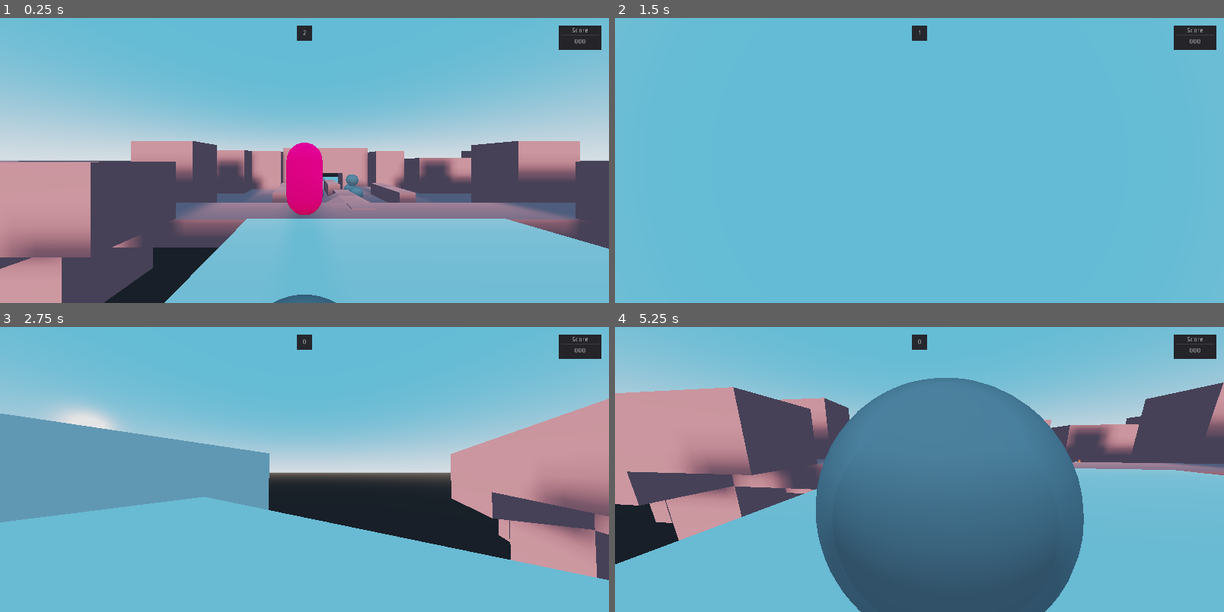
Above: before the commit, frames 1-4 (two rows, left to right).
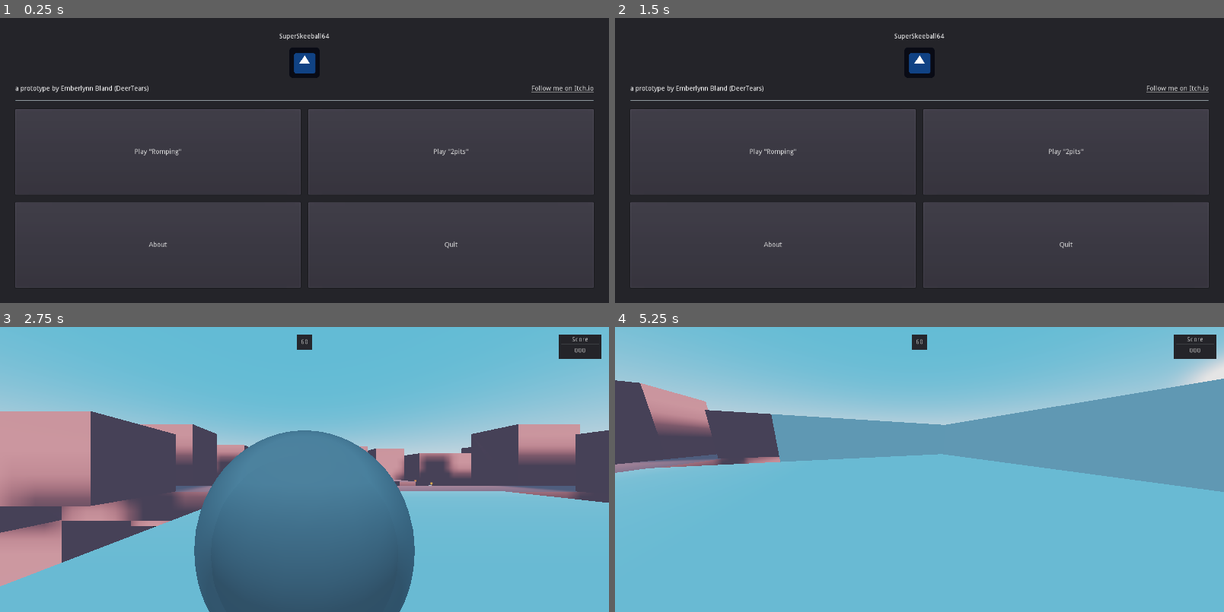
Above: after the commit, the same moments.

Repository: DeerTears/Keep-Away-Game
Game: Godot game, scene res://menus/mainmenu.tscn
The game is run twice, just before and just after one commit, with the same random seed, the same clock (stepped at 60 frames per second) and the same inputs. Before the commit the project starts from res://levels/romping.tscn. The engine's default icon, where the game draws it, is replaced by a stand-in: a white triangle on a blue panel in a dark square.
Inputs (mouse positions are in pixels of both pictures, inside the frame that each line leads up to):
- Up to frame 1 (0.25 s): no input
- Up to frame 2 (1.5 s): click (773, 246) at 0.5 s, where only the run after the commit has a clickable "About"; click (919, 46) at 1.25 s, where only the run after the commit has a clickable "Back"
- Up to frame 3 (2.75 s): click (158, 460) at 2 s, where only the run after the commit has a clickable "Play 'Romping'"
- Up to frame 4 (5.25 s): move the mouse to (949, 469) at 2.77 s; move the mouse to (889, 469) at 3.52 s; move the mouse to (931, 463) at 4.27 s; move the mouse to (913, 475) at 5.02 s

The runs differ from the first frame. In frame 1, 91% of the frame differs, in the area x 0-100%, y 0-100%; in frame 2, 99%; in frame 3, 50%; in frame 4, 51%.

Commit message:
add notice system, todo: game stopped until menu sets GameInfo.ingame to true

Diff:
--- a/actors/player.tscn
+++ b/actors/player.tscn
@@ -48,6 +48,13 @@
 material = SubResource( 10 )
 size = Vector2( 0.25, 0.25 )
 
+[sub_resource type="StyleBoxFlat" id=14]
+bg_color = Color( 0.164706, 0.164706, 0.180392, 1 )
+expand_margin_left = 12.0
+expand_margin_right = 12.0
+expand_margin_top = 8.0
+expand_margin_bottom = 8.0
+
 [node name="Player" type="Spatial" groups=[
 "Players",
 ]]
@@ -230,5 +237,41 @@
 __meta__ = {
 "_edit_use_anchors_": false
 }
+
+[node name="Notifier" type="MarginContainer" parent="HUD/Control"]
+visible = false
+anchor_right = 1.0
+anchor_bottom = 1.0
+custom_constants/margin_top = 46
+__meta__ = {
+"_edit_use_anchors_": false
+}
+
+[node name="Control" type="VBoxContainer" parent="HUD/Control/Notifier"]
+margin_top = 46.0
+margin_right = 1248.0
+margin_bottom = 568.0
+
+[node name="Label" type="Label" parent="HUD/Control/Notifier/Control"]
+margin_left = 615.0
+margin_right = 633.0
+margin_bottom = 14.0
+size_flags_horizontal = 6
+size_flags_vertical = 0
+text = "???"
+align = 1
+valign = 1
+__meta__ = {
+"_edit_use_anchors_": false
+}
+
+[node name="Panel" type="Panel" parent="HUD/Control/Notifier/Control/Label"]
+show_behind_parent = true
+anchor_right = 1.0
+anchor_bottom = 1.0
+custom_styles/panel = SubResource( 14 )
+__meta__ = {
+"_edit_use_anchors_": false
+}
 [connection signal="area_entered" from="KinematicBody/ItemGrabber" to="KinematicBody" method="_on_ItemGrabber_area_entered"]
 [connection signal="timeout" from="KinematicBody/AttackWindup" to="KinematicBody" method="_on_AttackWindup_timeout"]
--- /dev/null
+++ b/menus/about.gd
@@ -0,0 +1,4 @@
+extends Panel
+
+func _ready():
+	$MarginContainer/VBoxContainer/Button.connect("pressed",get_tree(),"change_scene",["res://menus/mainmenu.tscn"])
--- /dev/null
+++ b/menus/about.tscn
@@ -0,0 +1,39 @@
+[gd_scene load_steps=2 format=2]
+
+[ext_resource path="res://menus/about.gd" type="Script" id=1]
+
+[node name="About" type="Panel"]
+anchor_right = 1.0
+anchor_bottom = 1.0
+script = ExtResource( 1 )
+__meta__ = {
+"_edit_use_anchors_": false
+}
+
+[node name="MarginContainer" type="MarginContainer" parent="."]
+anchor_right = 1.0
+anchor_bottom = 1.0
+custom_constants/margin_right = 32
+custom_constants/margin_top = 32
+custom_constants/margin_left = 32
+custom_constants/margin_bottom = 32
+__meta__ = {
+"_edit_use_anchors_": false
+}
+
+[node name="VBoxContainer" type="VBoxContainer" parent="MarginContainer"]
+margin_left = 32.0
+margin_top = 32.0
+margin_right = 1248.0
+margin_bottom = 568.0
+
+[node name="Label" type="Label" parent="MarginContainer/VBoxContainer"]
+margin_right = 1216.0
+margin_bottom = 14.0
+text = "this game is a cool i guess"
+
+[node name="Button" type="Button" parent="MarginContainer/VBoxContainer"]
+margin_top = 18.0
+margin_right = 1216.0
+margin_bottom = 38.0
+text = "Back"
--- a/menus/mainmenu.gd
+++ b/menus/mainmenu.gd
@@ -8,9 +8,10 @@
 func _ready():
 	play_romp.connect("pressed",get_tree(),"change_scene",["res://levels/romping.tscn"])
 	play_pits.connect("pressed",get_tree(),"change_scene",["res://levels/2pits.tscn"])
-	about.connect("pressed",get_tree(),"change_scene",["res://menus/mainmenu.tscn"])
+	about.connect("pressed",get_tree(),"change_scene",["res://menus/about.tscn"])
 	quit.connect("pressed",get_tree(),"quit")
 
+# todo: re-enable this so you can call "in-game" to gameinfo
 #func play_level(level:String):
 #	match level:
 #		"romp":
--- a/project.godot
+++ b/project.godot
@@ -13,15 +13,21 @@
 "class": "Coin",
 "language": "GDScript",
 "path": "res://scripts/coin.gd"
+}, {
+"base": "Control",
+"class": "HUD",
+"language": "GDScript",
+"path": "res://scripts/hud.gd"
 } ]
 _global_script_class_icons={
-"Coin": ""
+"Coin": "",
+"HUD": ""
 }
 
 [application]
 
 config/name="BrewMakersProto"
-run/main_scene="res://levels/romping.tscn"
+run/main_scene="res://menus/mainmenu.tscn"
 config/icon="res://icon.png"
 
 [autoload]
--- a/scripts/hud.gd
+++ b/scripts/hud.gd
@@ -1,7 +1,39 @@
 extends Control
+
+class_name HUD
 
 onready var timer_label = $Control/Timer/Label
 onready var score_label = $Control/Score/MarginContainer/VBox/Label
+onready var notifier_label = $Control/Notifier/Control/Label
+onready var notifier = $Control/Notifier
+
+enum notice {
+	INTRO_KEEPAWAY,
+	INTRO_SOCCER,
+	INTRO_SKEEBALL,
+	SECONDS_30,
+	SECONDS_10,
+	LOSE,
+	WIN,
+	TIE,
+	GO,
+	READY,
+	WARMUP,
+}
+
+var notify_msg: Dictionary = {
+	notice.INTRO_SKEEBALL:"Hit balls into the net for points before time runs out!",
+	notice.INTRO_SOCCER:"Hit the ball into your team's net before time runs out!",
+	notice.INTRO_KEEPAWAY:"Knock your opponents balls out of the court, and protect your own!",
+	notice.SECONDS_30:"30 Seconds Left!",
+	notice.SECONDS_10:"10 Seconds Left!",
+	notice.LOSE:"Your team loses!",
+	notice.WIN:"You Win!",
+	notice.TIE:"It's a tie!",
+	notice.GO:"Go!",
+	notice.READY:"Ready?",
+	notice.WARMUP:"The round will begin after a quick warmup."
+	}
 
 func _process(_delta):
 	if GameInfo.is_stopped():
@@ -10,3 +42,15 @@
 
 func update_score(amount:int):
 	score_label.text = "%03d" % [amount]
+
+func show_notice(notice_type:int):
+	notifier_label.text = notify_msg.get(notice_type)
+	notifier.show()
+	var onscreen_duration = 5.0
+	match notice_type:
+		notice.READY:
+			onscreen_duration = 1.0
+		notice.GO:
+			onscreen_duration = 3.0
+	yield(get_tree().create_timer(onscreen_duration),"timeout")
+	notifier.hide()
--- a/scripts/playerstats.gd
+++ b/scripts/playerstats.gd
@@ -46,3 +46,6 @@
 	if event.is_action_released("toggle_debug"):
 		debug = not debug
 		debug_particles.visible = debug
+
+func show_notice(notice_type:int):
+	hud.show_notice(notice_type)
--- a/scripts/singletons/gameinfo.gd
+++ b/scripts/singletons/gameinfo.gd
@@ -3,6 +3,8 @@
 # using Timer to allow global access of time_left property, yield and create_timer is still used to handle the state machine
 
 # statemachine
+
+var ingame: bool = false # don't start the machine if we're not in a game yet
 
 enum GameStates {
 	LOADING,
@@ -13,32 +15,38 @@
 }
 
 var current_gamestate: int = GameStates.LOADING
-
-var warmup_time: float = 3.0
-var countdown_time: float = 3.0
-var round_time: float = 20.0
+var loading_time: float = 3.0
+var warmup_time: float = 15.0
+var countdown_time: float = 10.0
+var round_time: float = 25.0
 var postgame_time: float = 10.0
 
 func _ready():
 	set_autostart(false)
 	set_one_shot(true)
-	switch_gamestate(GameStates.WARMUP)
+	switch_gamestate(GameStates.LOADING)
 
 func switch_gamestate(state:int): # self-contained and recursive
+	if not ingame: # todo: make this turn on/turn off from menus
+		return
 	current_gamestate = state # update our state, so other objects can read what's going on
 	match state:
 		GameStates.LOADING:
 			print("Loading...")
 			# Hide Coins
 			get_tree().call_group("Coins","change_to_state", Coin.states.DISABLED)
-
+			yield(get_tree().create_timer(loading_time),"timeout")
+			switch_gamestate(GameStates.WARMUP)
 		GameStates.WARMUP:
 			reset_scores()
+			# Inform players
 			print("Warming up...")
+			get_tree().call_group("Players","show_notice",HUD.notice.WARMUP)
 			# Let other objects get our wait_time
 			start(warmup_time)
 			# Hide Coins
 			get_tree().call_group("Coins","change_to_state", Coin.states.DISABLED)
+
 			yield(get_tree().create_timer(warmup_time),"timeout")
 			switch_gamestate(GameStates.COUNTDOWN)
 
@@ -47,6 +55,7 @@
 			# Reset and Freeze Players
 			get_tree().call_group("Players","respawn")
 			get_tree().call_group("Players","enable_movement",false)
+			get_tree().call_group("Players","show_notice",HUD.notice.INTRO_KEEPAWAY)
 			# Spawn Coins
 			get_tree().call_group("Coins","change_to_state", Coin.states.SPAWNED)
 			# Let other objects get our wait_time
@@ -59,6 +68,7 @@
 			print("Go!")
 			# Release Players
 			get_tree().call_group("Players","enable_movement",true)
+			get_tree().call_group("Players","show_notice",HUD.notice.GO)
 			# Let other objects get our wait_time
 			start(round_time)
 			# Wait until round is over
@@ -110,10 +120,13 @@
 func determine_winner():
 	if p0_score > p1_score:
 		print("p0 is the winner!")
+		get_tree().call_group("Players","show_notice",HUD.notice.WIN)
 	if p1_score > p0_score:
 		print("p1 is the winner!")
+		get_tree().call_group("Players","show_notice",HUD.notice.LOSE)
 	if p1_score == p0_score:
 		print("it's a tie!")
+		get_tree().call_group("Players","show_notice",HUD.notice.TIE)
 
 func add_score(player:int,score:int):
 	match player:
Not shown: 1 places in actors/player.tscn that only renumber resources
